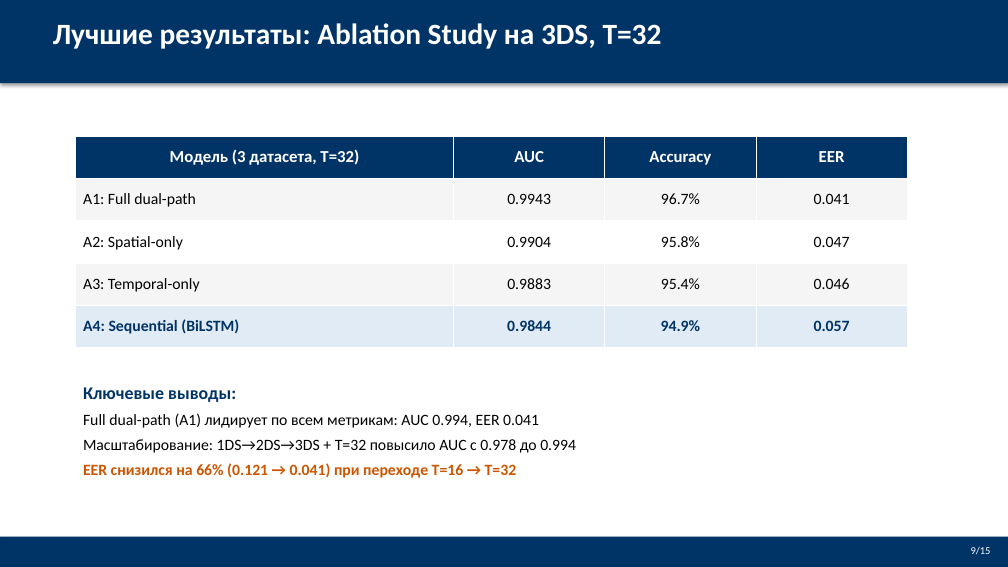
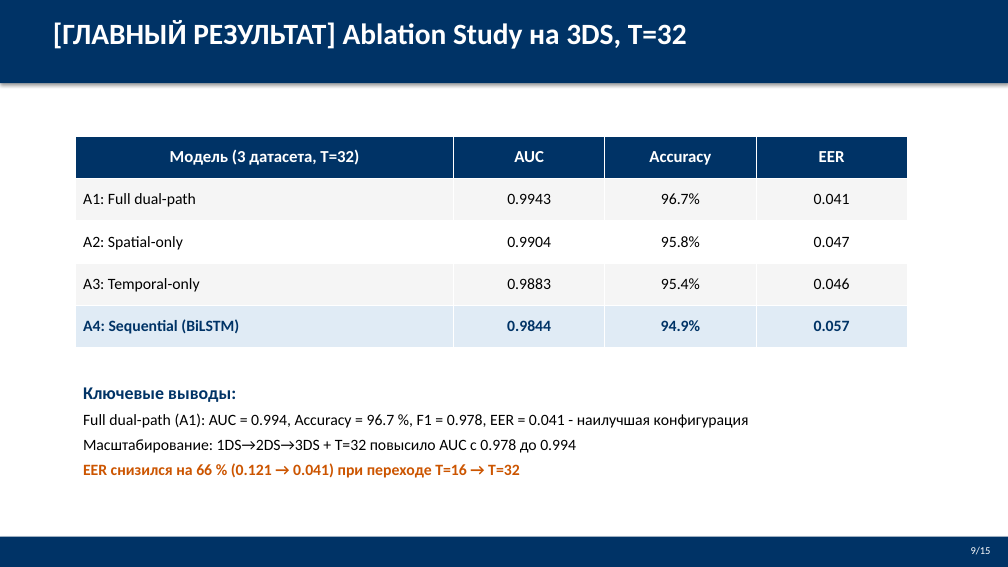
Before and after one commit to Jokeera/deepfake-detection, a slide deck: slide 9 of VKRDoc/Defense_Presentation.pptx. Drawn at 1008x567 pixels with LibreOffice and Linux fonts; fonts in the diff are those of the drawing. Boxes give left, top, right and bottom in pixels: in the first picture for what was removed or moved away, otherwise in the second. Text is boxed around its words. In the diff, an @@ line names an element or a change of style, - is before the commit and + after.

```diff
--- a/VKRDoc/Defense_Presentation.pptx
+++ b/VKRDoc/Defense_Presentation.pptx
@@ text at [53,20,687,49]: text changed @@
-Лучшие результаты: Ablation Study на 3DS, T=32
+[ГЛАВНЫЙ РЕЗУЛЬТАТ] Ablation Study на 3DS, T=32
@@ text at [83,413,749,428]: text changed @@
-Full dual-path (A1) лидирует по всем метрикам: AUC 0.994, EER 0.041
+Full dual-path (A1): AUC = 0.994, Accuracy = 96.7 %, F1 = 0.978, EER = 0.041 - наилучшая конфигурация
@@ text at [83,463,520,478]: spaces changed @@
-EER снизился на 66% (0.121 → 0.041) при переходе T=16 → T=32
+EER снизился на 66 % (0.121 → 0.041) при переходе T=16 → T=32
```
Also in this commit, not shown: 11 other slides changed, 1 other file.
